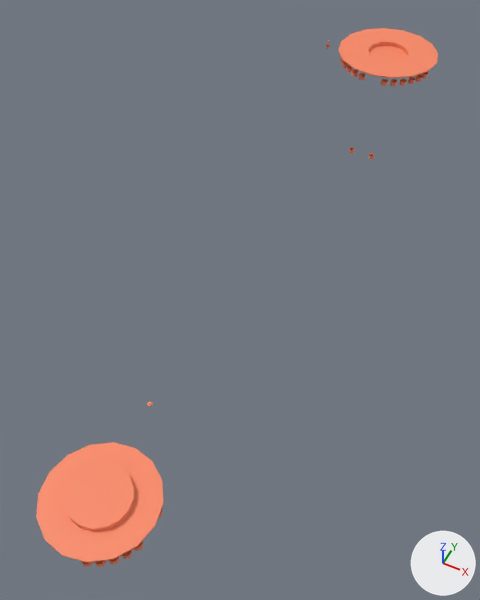
Renders of the OBJ model docs/public/sim/models/kuka_vcmx/KR_50_R2500/A2.obj from each side of a commit.
Both versions are drawn from a 50 mm lens placed at (0.375, -1.586, 0.728), pointed at (-0.042, -0.751, -0.315). The lights are fixed; the arrows at lower right show +X, +Y and +Z. The picture after the commit comes second. Where no turn or scale is listed for an object, it has been applied to the vertices. Vertices at exactly the same position are counted once.

Names of what the first picture shows: 'A2'.
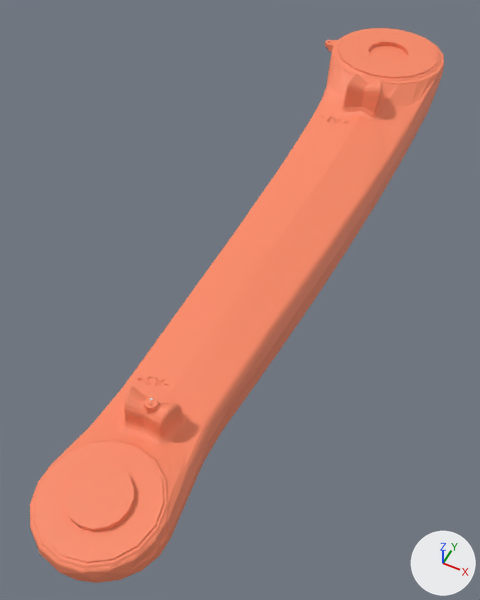
The change, as a diff of the scene's bpy script:
```diff
--- a/docs/public/sim/models/kuka_vcmx/KR_50_R2500/A2.obj.py
+++ b/docs/public/sim/models/kuka_vcmx/KR_50_R2500/A2.obj.py
@@ mat_mat_1 @@
+mat_mat_1 = principled_material('mat_1')
+mat_mat_1.base_color = (0.961, 0.251, 0.129)  # orange #fb8965
+mat_mat_1.roughness = 0.553
@@ mat_mat_3 @@
+mat_mat_3 = principled_material('mat_3')
+mat_mat_3.base_color = (1.0, 1.0, 1.0)  # white #ffffff
+mat_mat_3.roughness = 0.89
@@ me_a2 @@
 # used by ob_a2; location = (0.0, 0.0, 0.0)
-me_a2.from_pydata(...)  # 1847 vertices, 2697 faces; spans x -0.18..0.12, y -1.38..0.12, z -0.3..-0.11
+me_a2.from_pydata(...)  # 10041 vertices, 17773 faces; spans x -0.18..0.14, y -1.4..0.14, z -0.37..-0.08
+# me_a2 part 1: 8194 vertices added at x -0.18..0.14, y -1.4..0.14, z -0.37..-0.08
 me_a2.materials.append(mat_mat_0)
+me_a2.materials.append(mat_mat_1)  # orange #fb8965
+me_a2.materials.append(mat_mat_3)  # white #ffffff
```

What differs and where, as boxes (x1, y1, x2, y2) in the pictures (480 x 600 px):
'A2', reshaped: before (36, 28, 438, 567); after (30, 28, 444, 583)
part 1 of me_a2, added: after (30, 28, 444, 583)
